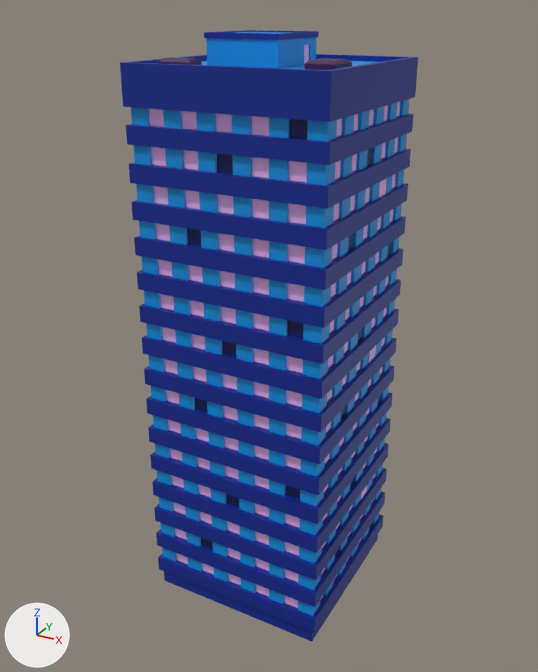
Two versions of the Blender file Assets/Muhamad_Yusuf/Asset Bangunan/citycenter2.blend, one commit apart.
One viewpoint serves both versions: a 50 mm lens placed at (19.2, -36.3, 35.3), pointed at (-0.9, 0.3, 17.1). Lighting does not change. The marker at lower left points along +X, +Y and +Z.

Script lines for the objects in view, before the commit:
```python
ob_cube_001 = bpy.data.objects.new('Cube.001', me_cube_004)
ob_cube_001.location = (0.0, 0.0, 2.02)
ob_cube_001.scale = (6.02, 5.96, 1.0)
ob_cube_002 = bpy.data.objects.new('Cube.002', me_cube_001)
ob_cube_002.location = (0.0, 0.0, 11.94)
ob_cube_002.scale = (6.02, 5.96, 1.0)
ob_cube_003 = bpy.data.objects.new('Cube.003', me_cube_002)
ob_cube_003.location = (0.0, 0.0, 21.9)
ob_cube_003.scale = (6.02, 5.96, 1.0)
ob_cube_005 = bpy.data.objects.new('Cube.005', me_cube_008)
ob_cube_005.location = (-1.61, 0.92, 32.71)
ob_cube_005.scale = (0.687, 0.513, 0.436)
# also in view: 'Cube' at (-0.5, 0.5, 0.5); 'Cube.004' at (-0.5, 0.5, 31.8)
```
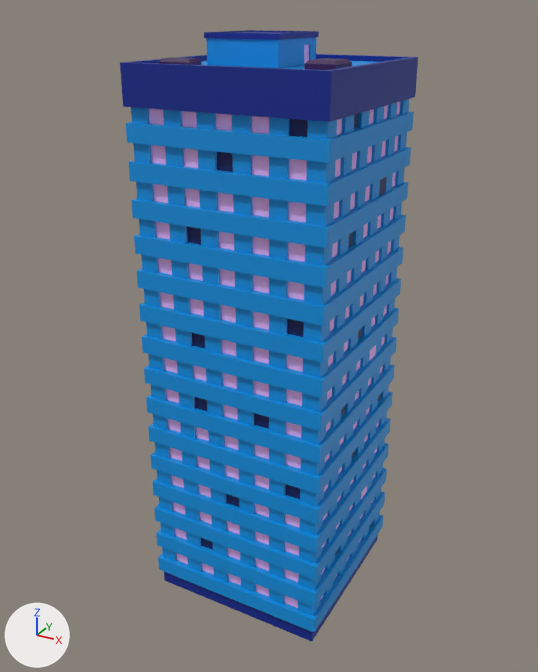
The change, as a list of edits to the scene's bpy script:
```text
Change me_cube_004:
    used by ob_cube_001; location = (0.0, 0.0, 2.02); scale = (6.02, 5.96, 1.0)
    remove me_cube_004.from_pydata(...)  # 2040 vertices, 2038 faces; spans x -1.04..0.87, y -0.88..1.04, z -1.0..8.97
    add me_cube_004.from_pydata(...)  # 1840 vertices, 1798 faces; spans x -1.04..0.87, y -0.88..1.04, z -1.0..8.97
    me_cube_004 part 1: 1353 faces spanning x -1.04..0.87, y -0.88..1.04, z -1.0..7.96 switch from mat_biru_1 (blue #03248d) to mat_biru (blue #0091e0)
Change me_cube_001:
    used by ob_cube_002; location = (0.0, 0.0, 11.94); scale = (6.02, 5.96, 1.0)
    remove me_cube_001.from_pydata(...)  # 2040 vertices, 2038 faces; spans x -1.04..0.87, y -0.88..1.04, z -1.0..8.97
    add me_cube_001.from_pydata(...)  # 1840 vertices, 1798 faces; spans x -1.04..0.87, y -0.88..1.04, z -1.0..8.97
    me_cube_001 part 2: 1353 faces spanning x -1.04..0.87, y -0.88..1.04, z -1.0..7.96 switch from mat_biru_1_001 (blue #03248d) to mat_biru_001 (blue #0091e0)
    me_cube_001 part 3: 4 faces spanning x -0.97..0.34, y -0.81..0.17, z -0.01..6.98 switch from mat_putih_001 (pink #f3befb) to mat_biru_2_003 (dark blue #0e195b)
    me_cube_001 part 4: 3 faces spanning x -0.97..0.0, y -0.81..0.51, z 3.97..8.97 switch from mat_biru_2_003 (dark blue #0e195b) to mat_putih_001 (pink #f3befb)
Change me_cube_002:
    used by ob_cube_003; location = (0.0, 0.0, 21.9); scale = (6.02, 5.96, 1.0)
    remove me_cube_002.from_pydata(...)  # 2040 vertices, 2038 faces; spans x -1.04..0.87, y -0.88..1.04, z -1.0..8.97
    add me_cube_002.from_pydata(...)  # 1840 vertices, 1798 faces; spans x -1.04..0.87, y -0.88..1.04, z -1.0..8.97
    me_cube_002 part 5: 1353 faces spanning x -1.04..0.87, y -0.88..1.04, z -1.0..7.96 switch from mat_biru_1_002 (blue #03248d) to mat_biru_002 (blue #0091e0)
    me_cube_002 part 6: 4 faces spanning x -0.83..0.83, y -0.33..0.97, z 3.97..8.97 switch from mat_putih_002 (pink #f3befb) to mat_biru_2_004 (dark blue #0e195b)
    me_cube_002 part 7: 4 faces spanning x -0.5..0.81, y 0.0..0.97, z -0.01..6.98 switch from mat_biru_2_004 (dark blue #0e195b) to mat_putih_002 (pink #f3befb)
Change ob_cube_002:
    ob_cube_002.location: (0.0, 0.0, 11.94) -> (0.0, 0.0, 12.01)
Change ob_cube_003:
    ob_cube_003.location: (0.0, 0.0, 21.9) -> (0.0, 0.0, 22.0)
```

What differs and where, as boxes [x1, y1, x2, y2] in the pictures (538 x 672 px):
'Cube.003', reshaped, moved
    before: [126, 99, 413, 328]
    after: [126, 99, 414, 326]
'Cube.002', reshaped, moved
    before: [139, 269, 401, 495]
    after: [139, 268, 401, 494]
part 1 of me_cube_004, recoloured
    both: [150, 418, 391, 632]
part 2 of me_cube_001, recoloured
    both: [139, 280, 401, 494]
part 3 of me_cube_001, recoloured
    both: [192, 334, 269, 429]
part 4 of me_cube_001, recoloured
    both: [222, 341, 236, 356]
part 5 of me_cube_002, recoloured
    both: [126, 114, 413, 326]
part 6 of me_cube_002, recoloured
    both: [354, 113, 387, 196]
part 7 of me_cube_002, recoloured
    both: [367, 148, 391, 253]
